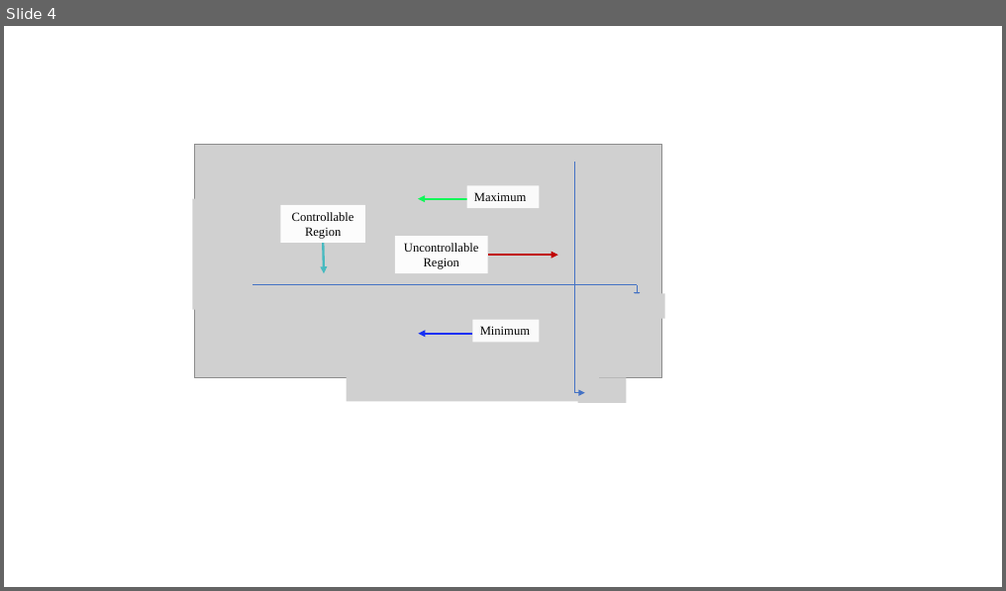
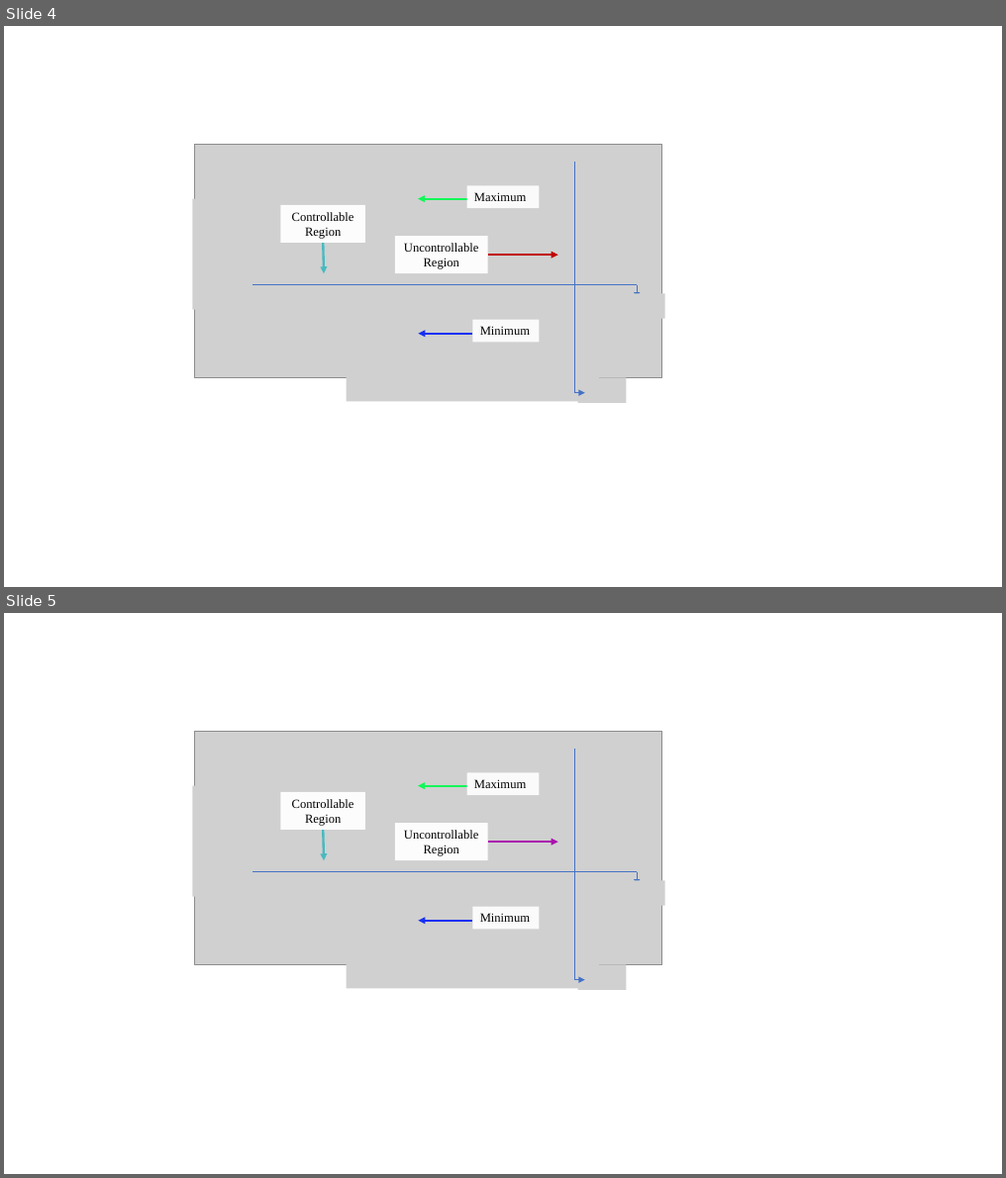
Before and after one commit to EnesAyaz/WPTMotor, a slide deck: Synhronous motor/TPEL-Journal-version-2/Restriction/New Microsoft PowerPoint Presentation.pptx. Shown one above the other, each under a label of ours: slide 4 before the commit, slides 4 and 5 after it. The pictures are 1006x591 and 1006x1178 pixels, drawn with LibreOffice and Linux fonts; fonts in the diff are those of the drawing; grey boxes stand for pictures. Boxes give left, top, right and bottom in pixels: in the first picture for what was removed or moved away, otherwise in the second. Text is boxed around its words. In the diff, an @@ line names an element or a change of style, - is before the commit and + after.

```diff
--- a/Synhronous motor/TPEL-Journal-version-2/Restriction/New Microsoft PowerPoint Presentation.pptx
+++ b/Synhronous motor/TPEL-Journal-version-2/Restriction/New Microsoft PowerPoint Presentation.pptx
@@ slide 5 added at [4, 613, 1002, 1174], background #FFFFFF @@
@@ picture added at [194, 731, 662, 964] @@
@@ line added from (574, 750) to (574, 980), #4472C4 0.5 pt @@
@@ picture added at [193, 786, 229, 897] @@
@@ arrow added from (466, 786) to (418, 786), #11F758 2.25 pt @@
@@ rectangle added at [466, 772, 539, 795], fill #FFFFFF at 90% opacity, 12 pt, text #000000 @@
+Maximum
@@ rectangle added at [281, 792, 365, 830], fill #FFFFFF at 95% opacity, 12 pt, text #000000 @@
+Controllable
+Region
@@ arrow added from (323, 830) to (324, 861), #48BAC0 2.25 pt @@
@@ rectangle added at [395, 823, 487, 861], fill #FFFFFF at 95% opacity, 12 pt, text #000000 @@
+Uncontrollable
+Region
@@ arrow added from (488, 842) to (558, 842), #AA12AE 2.25 pt @@
@@ line added from (638, 872) to (253, 872), #4472C4 0.5 pt @@
@@ arrow added from (638, 872) to (638, 885), #4472C4 0.5 pt @@
@@ rectangle added at [472, 906, 540, 929], fill #FFFFFF at 90% opacity, 12 pt, text #000000 @@
+Minimum
@@ picture added at [617, 881, 665, 906] @@
@@ arrow added from (472, 921) to (418, 921), #152FF3 2.25 pt @@
@@ picture added at [347, 959, 598, 988] @@
@@ picture added at [578, 964, 626, 990] @@
@@ arrow added from (574, 980) to (585, 980), #4472C4 0.5 pt @@
```
Also in this commit, not shown: 22 other files.
